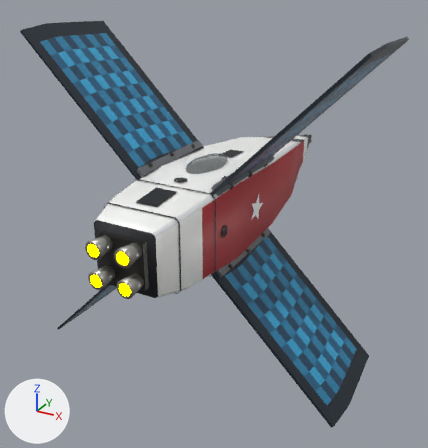
The glTF model ThoriumGap_JS/models/Ship_Crosspanel_5.glb as it was, and as the next commit left it.
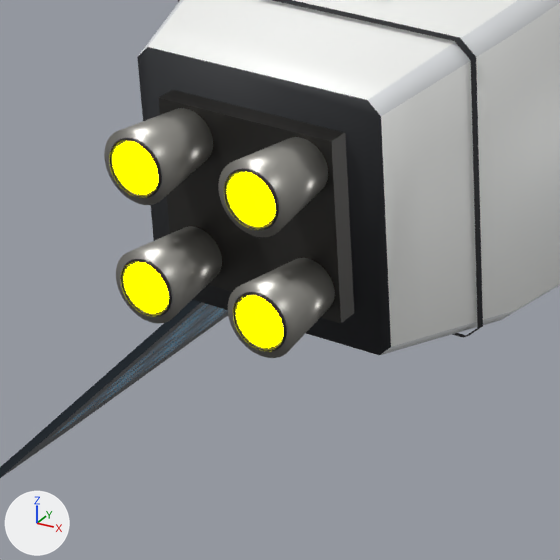
Each version appears first whole from a 50 mm camera at (4.63, -9.04, 3.76) aimed at (-0.23, -0.21, -0.65), and next in a close-up on the part from 14% to 47% of the width and 46% to 78% of the height. The axes (+X, +Y, +Z) are drawn at lower left. The lights are the same throughout. The older version's two pictures come first. Where no turn or scale is listed for an object, it has been applied to the vertices.

In view in the first close-up: 'EngineBell_LowerLeft_TaperedSquareClusterNozzle', 'EngineBell_LowerRight_TaperedSquareClusterNozzle', 'EngineBell_UpperLeft_TaperedSquareClusterNozzle', 'EngineBell_UpperRight_TaperedSquareClusterNozzle', 'EngineDeck_SquareAftManifold', 'EngineEmitter', 'Fuselage_SquareBody', 'HullPanelRing_SquareSectionBand_01', 'SolarPanelWing_LowerLeftRidge_RectangularPhotovoltaicGrid' and 8 more.
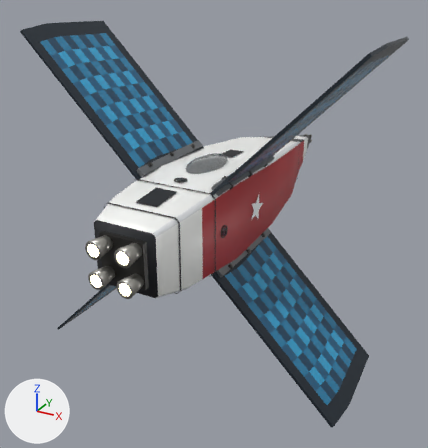
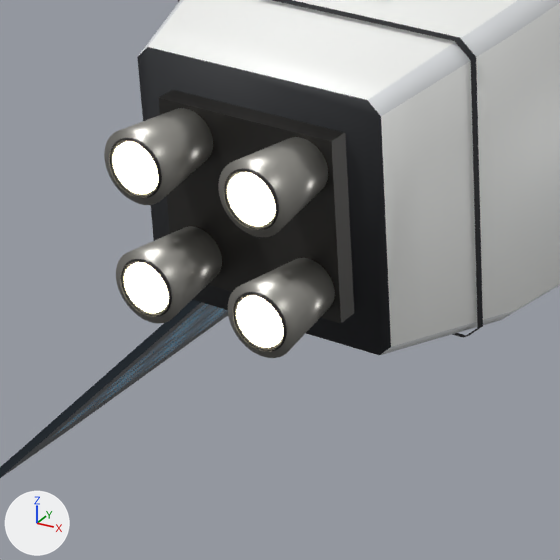
Boxes [x1, y1, x2, y2] around the edits, measured in the close-ups (560 x 560 px):
```json
{"object": "EngineEmitter", "change": "recoloured", "before": [113, 141, 284, 348], "after": [113, 141, 284, 348], "on screen": "yellow to beige"}
```

The change, as JSON lines over the scene's bpy script:
```json
{"op": "set", "path": "mat_engineglow.emission_color", "old": "(1.0, 1.0, 0.0)", "new": "(0.62, 0.57, 0.4)", "note": "yellow #ffff00 -> beige #cec7aa"}
```
